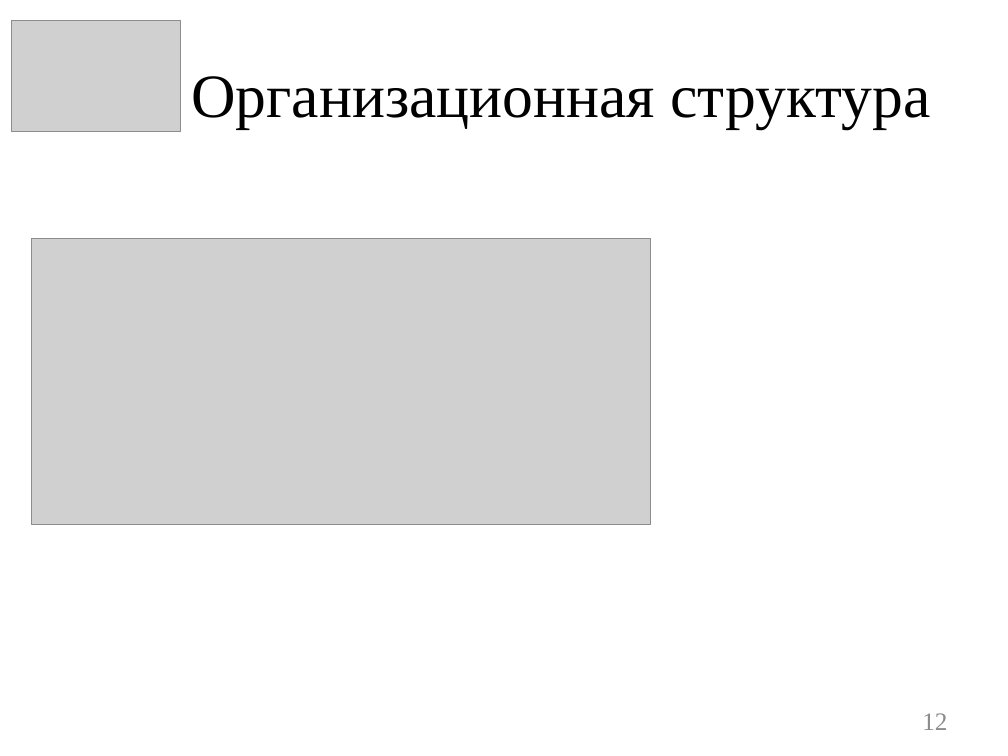
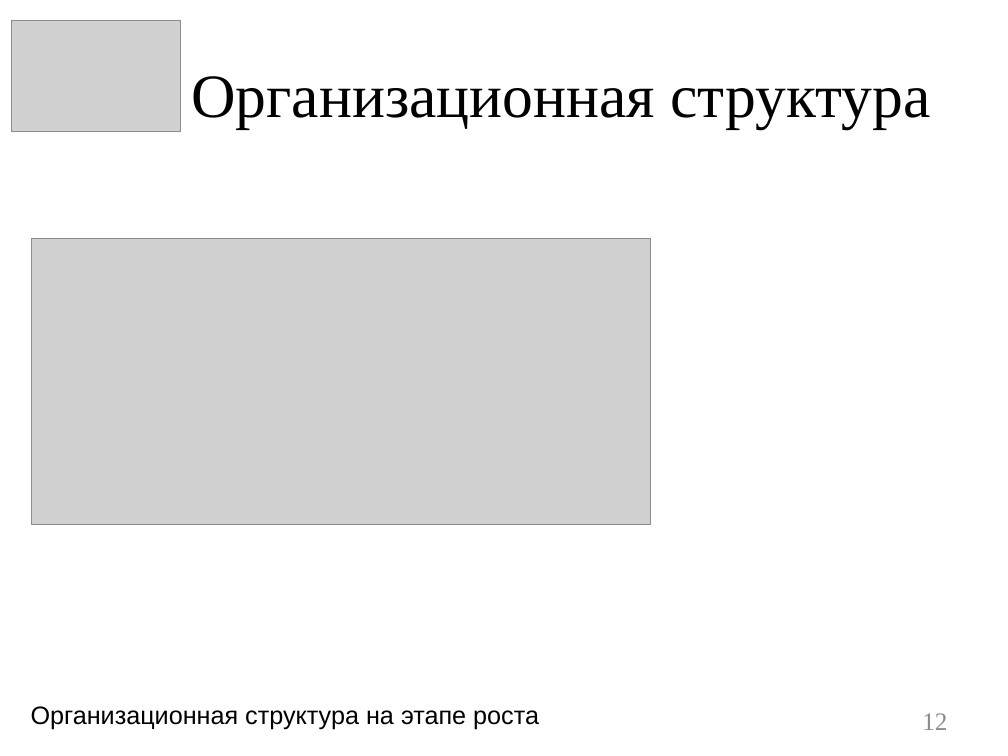
Before and after one commit to kul2002il/lab, a slide deck: slide 12 of Кулманаков Илья, 482(6).pptx. Drawn at 1008x756 pixels with LibreOffice and Linux fonts; fonts in the diff are those of the drawing; grey boxes stand for pictures. Boxes give left, top, right and bottom in pixels: in the first picture for what was removed or moved away, otherwise in the second. Text is boxed around its words. In the diff, an @@ line names an element or a change of style, - is before the commit and + after.

```diff
--- a/Кулманаков Илья, 482(6).pptx
+++ b/Кулманаков Илья, 482(6).pptx
@@ text added at <box>31,706,539,730</box>, 18 pt, text #000000 @@
+Организационная структура на этапе роста
```
Also in this commit, not shown: 12 other slides changed, 1 slide added.
